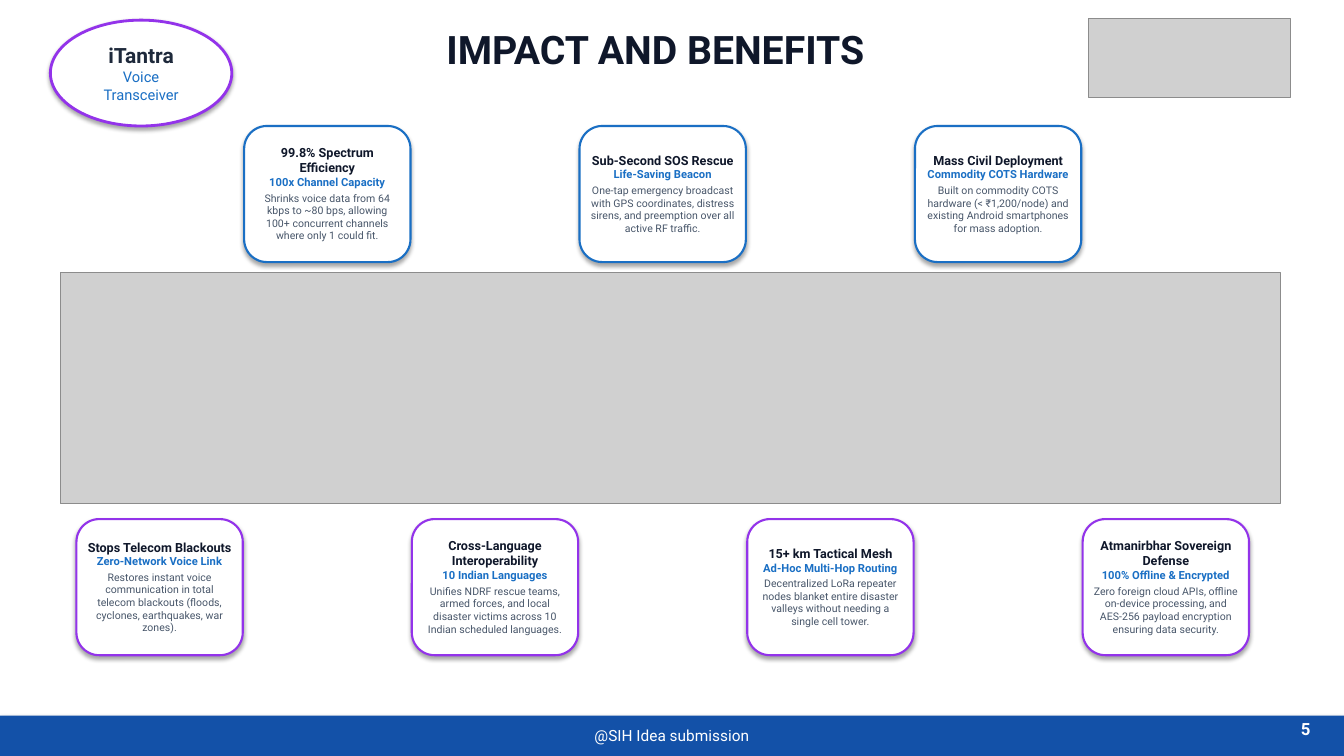
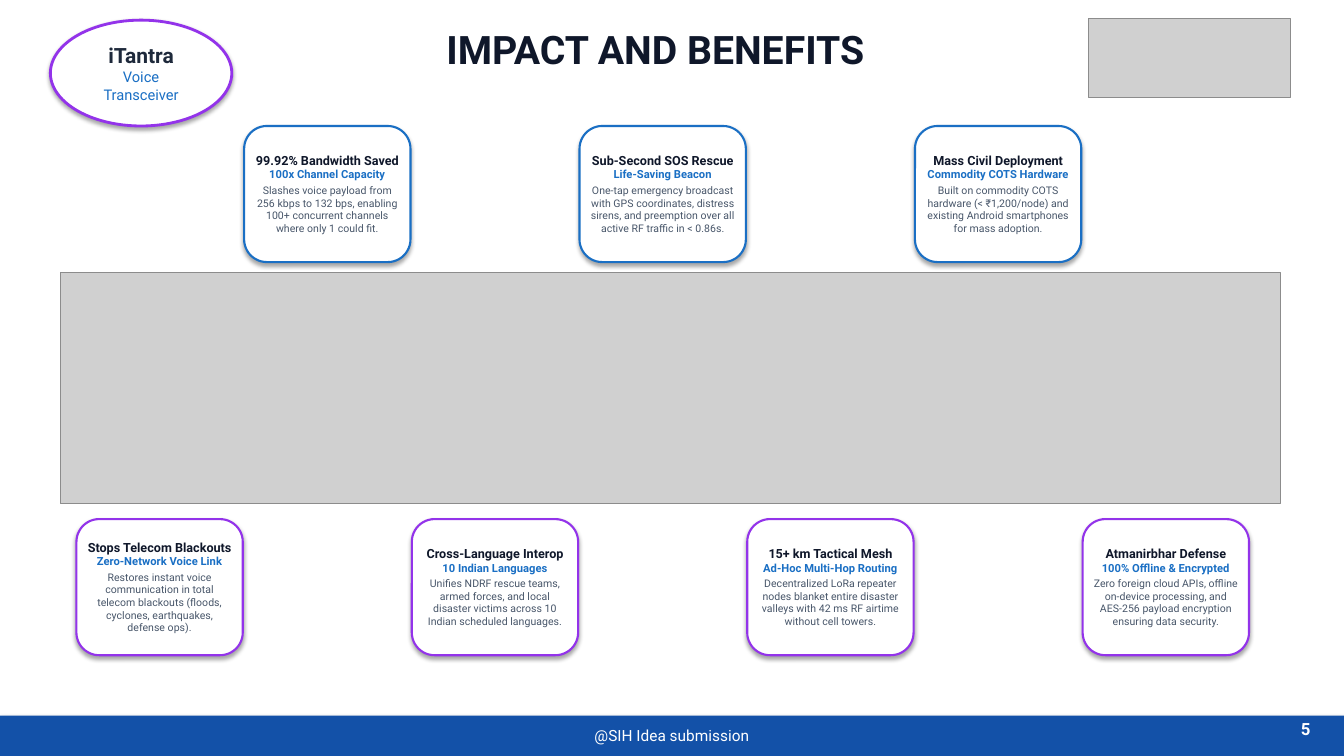
Before and after one commit to Naman225/iTantra, a slide deck: slide 4 of docs/iTantra_SIH_Presentation.pptx. Drawn at 1344x756 pixels with LibreOffice and Linux fonts; fonts in the diff are those of the drawing; grey boxes stand for pictures. Boxes give left, top, right and bottom in pixels: in the first picture for what was removed or moved away, otherwise in the second. Text is boxed around its words. In the diff, an @@ line names an element or a change of style, - is before the commit and + after.

```diff
--- a/docs/iTantra_SIH_Presentation.pptx
+++ b/docs/iTantra_SIH_Presentation.pptx
@@ text in rounded rectangle at (256,155,399,165): text changed @@
-99.8% Spectrum Efficiency
+99.92% Bandwidth Saved
@@ text in rounded rectangle at (257,186,397,234): text changed @@
-Shrinks voice data from 64 kbps to ~80 bps, allowing 100+ concurrent channels where only 1 could fit.
+Slashes voice payload from 256 kbps to 132 bps, enabling 100+ concurrent channels where only 1 could fit.
@@ text in rounded rectangle at (591,186,734,232): text changed @@
-One-tap emergency broadcast with GPS coordinates, distress sirens, and preemption over all active RF traffic.
+One-tap emergency broadcast with GPS coordinates, distress sirens, and preemption over all active RF traffic in < 0.86s.
@@ text in rounded rectangle at (427,549,563,561): text changed @@
-Cross-Language Interoperability
+Cross-Language Interop
@@ text in rounded rectangle at (1106,548,1227,558): text changed @@
-Atmanirbhar Sovereign Defense
+Atmanirbhar Defense
@@ text in rounded rectangle at (97,573,222,633): text changed @@
-Restores instant voice communication in total telecom blackouts (floods, cyclones, earthquakes, war zones).
+Restores instant voice communication in total telecom blackouts (floods, cyclones, earthquakes, defense ops).
@@ text in rounded rectangle at (762,579,899,625): text changed @@
-Decentralized LoRa repeater nodes blanket entire disaster valleys without needing a single cell tower.
+Decentralized LoRa repeater nodes blanket entire disaster valleys with 42 ms RF airtime without cell towers.
```
Also in this commit, not shown: 4 other slides changed, 5 other files.
